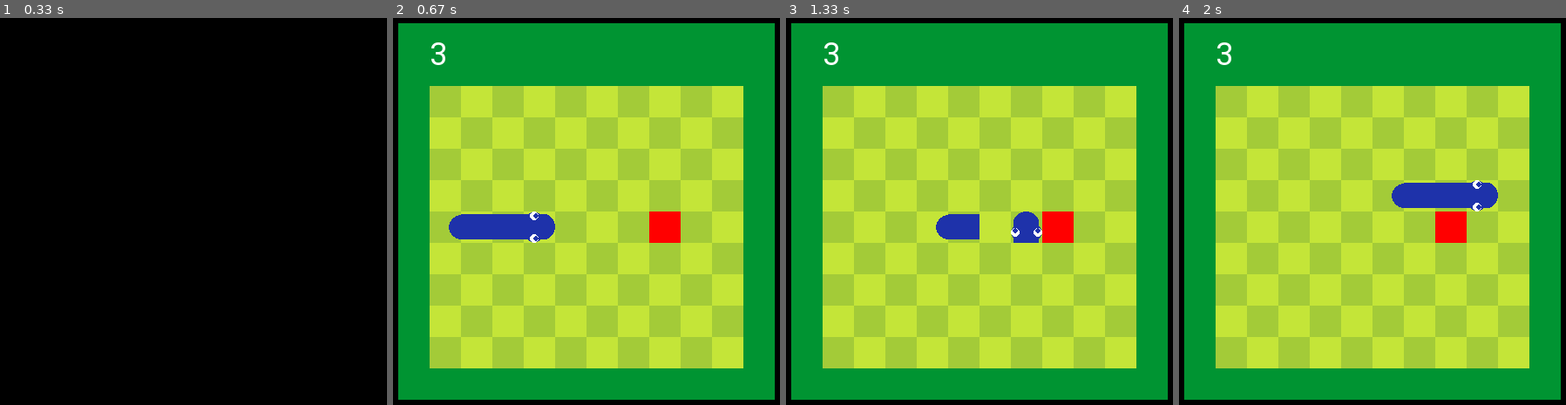
Above: before the commit, frames 1-4 (left to right).
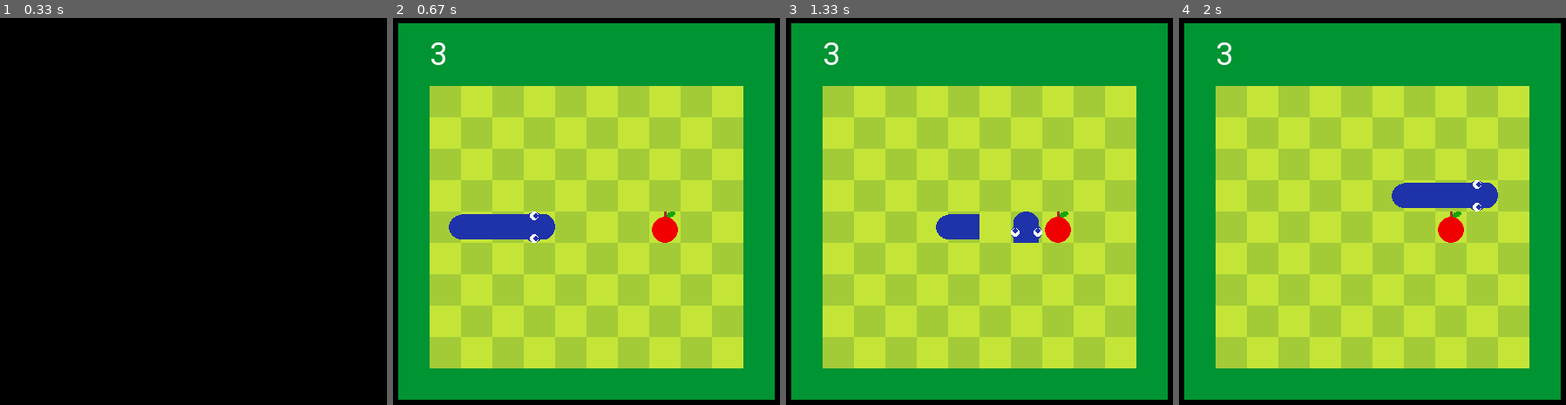
Above: after the commit, the same moments.

Repository: the24/pygame-snake
Game: pygame game, started from main.py
Same seed, same stepped clock (60 frames per second), same inputs: the game is played once before the commit and once after it.
Inputs:
- Up to frame 1 (0.33 s): no input
- Up to frame 2 (0.67 s): tap Space at 0.33 s
- Up to frame 3 (1.33 s): hold Right 0.67-1.13 s; hold Up from 1.17 s (still down)
- Up to frame 4 (2 s): release Up at 1.47 s; hold Right 1.5-1.97 s

Frame 1 is identical in both runs. In frame 2, 0.3% of the frame differs, in the area x 66-75%, y 50-59%; in frame 3, 0.3%; in frame 4, 0.3%.

Commit message:
Dessin de la pomme

Diff:
--- a/game.py
+++ b/game.py
@@ -189,3 +189,7 @@
         x, y = self.map.get_pos(x, y).topleft
         rect = pygame.Rect(x, y, self.size, self.size)
         self.rect = rect
+
+    def draw(self, screen: pygame.Surface):
+        apple = gui.get_apple_surface(self.size)
+        pygame.Surface.blit(screen, apple, (self.rect.x, self.rect.y))
--- a/gui.py
+++ b/gui.py
@@ -201,6 +201,13 @@
     global _GameFont
     _GameFont = pygame.font.SysFont(font, size)
 
+def draw_ellipse_angle(surface, color, rect, angle, width=0):
+    target_rect = pygame.Rect(rect)
+    shape_surf = pygame.Surface(target_rect.size, pygame.SRCALPHA)
+    pygame.draw.ellipse(shape_surf, color, (0, 0, *target_rect.size), width)
+    rotated_surf = pygame.transform.rotate(shape_surf, angle)
+    surface.blit(rotated_surf, rotated_surf.get_rect(center = target_rect.center))
+
 def get_head_surface(size: int, main_color: _ColorValue, angle: int) -> pygame.Surface:
     draw_surface = pygame.Surface((size, size)).convert_alpha()
     draw_surface.fill((0, 0, 0, 0))
@@ -299,3 +306,20 @@
         draw_surface = pygame.transform.flip(draw_surface, True, False)
 
     return draw_surface
+
+def get_apple_surface(size) -> pygame.Surface:
+    draw_surface = pygame.Surface((size, size)).convert_alpha()
+    transparent = (0, 0, 0, 0)
+    draw_surface.fill(transparent)
+
+    half_size = size/2
+    r = floor(half_size * 0.85)
+    offset = ceil(half_size * 0.15)
+
+    draw_ellipse_angle(draw_surface, (22, 165, 11), (half_size, 0, offset*4, offset*2), 20)
+
+    pygame.draw.rect(draw_surface, (165, 42, 42), (half_size - 1, 0, 3, offset*2))
+
+    pygame.draw.circle(draw_surface, (240, 0, 0), (half_size, half_size + offset), r)
+
+    return draw_surface
